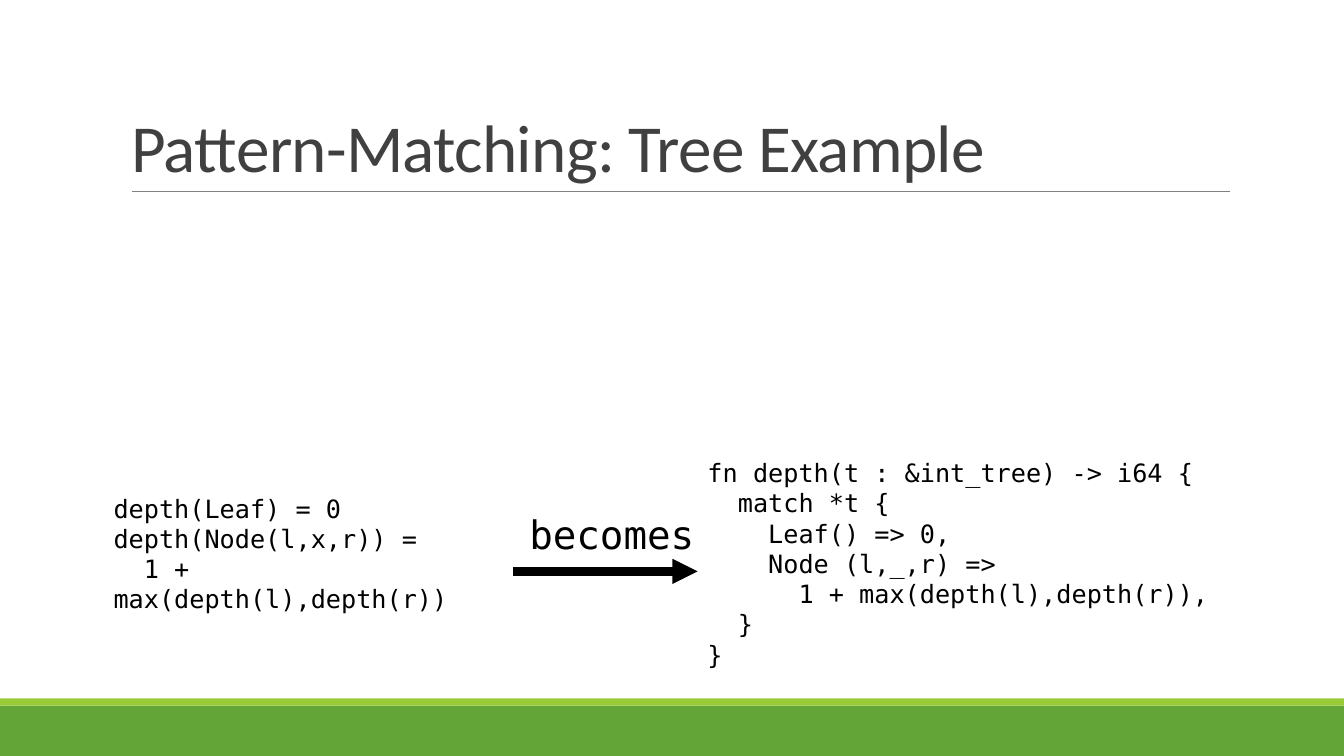
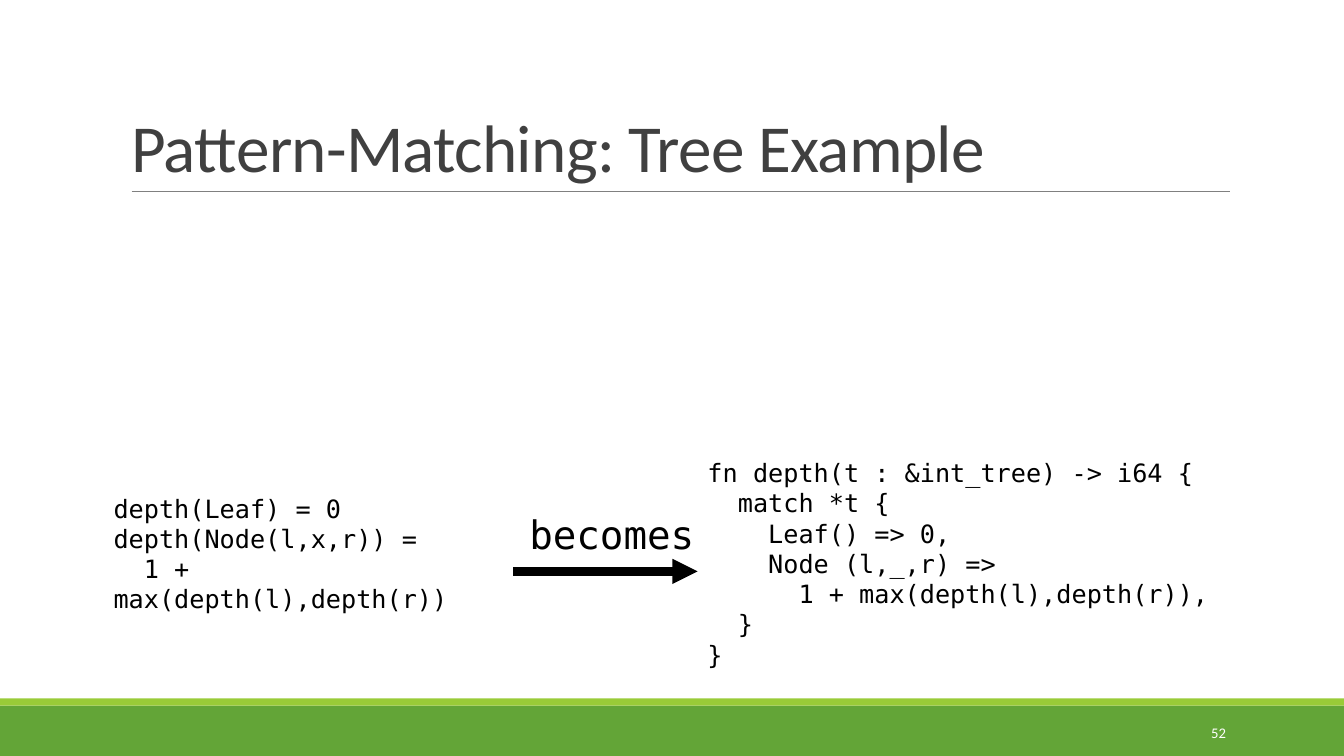
Before and after one commit to rbohrer/pl-course, a slide deck: slide 52 of LectureSlides/04ASTPEG.pptx. Drawn at 1344x756 pixels with LibreOffice and Linux fonts; fonts in the diff are those of the drawing. Boxes give left, top, right and bottom in pixels: in the first picture for what was removed or moved away, otherwise in the second. Text is boxed around its words. In the diff, an @@ line names an element or a change of style, - is before the commit and + after.

```diff
--- a/LectureSlides/04ASTPEG.pptx
+++ b/LectureSlides/04ASTPEG.pptx
@@ page number added at (x1=1211, y1=728, x2=1226, y2=738), 10.5 pt, text #FFFFFF @@
+52
```
Also in this commit, not shown: 54 other slides changed.
